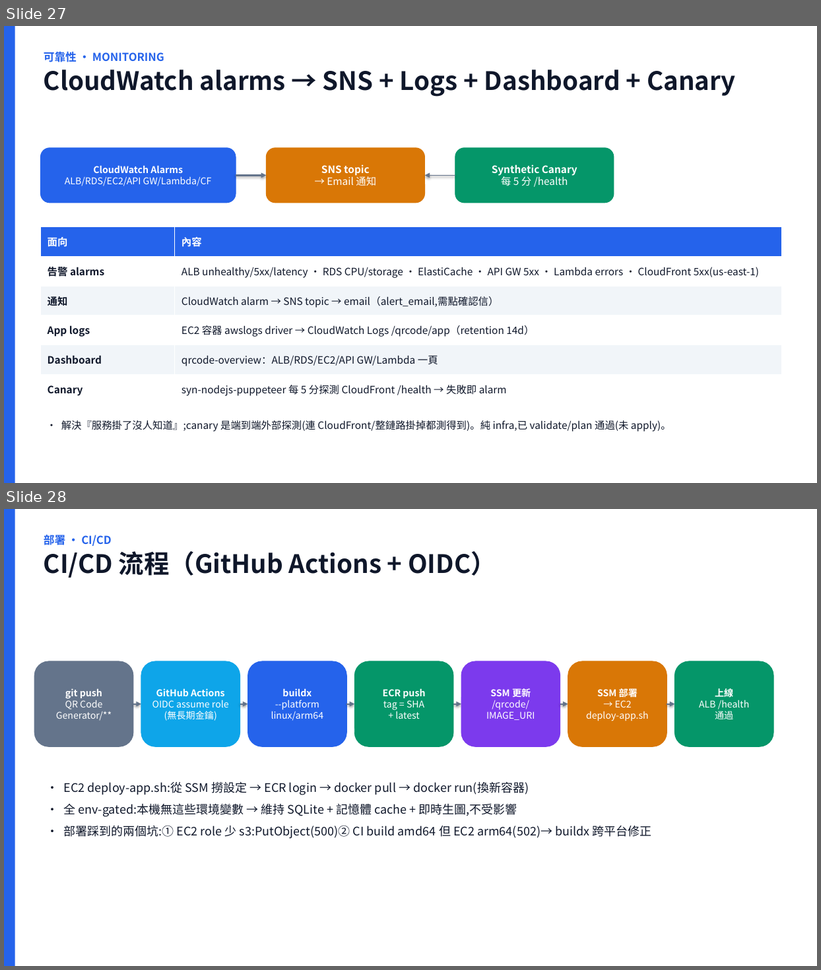
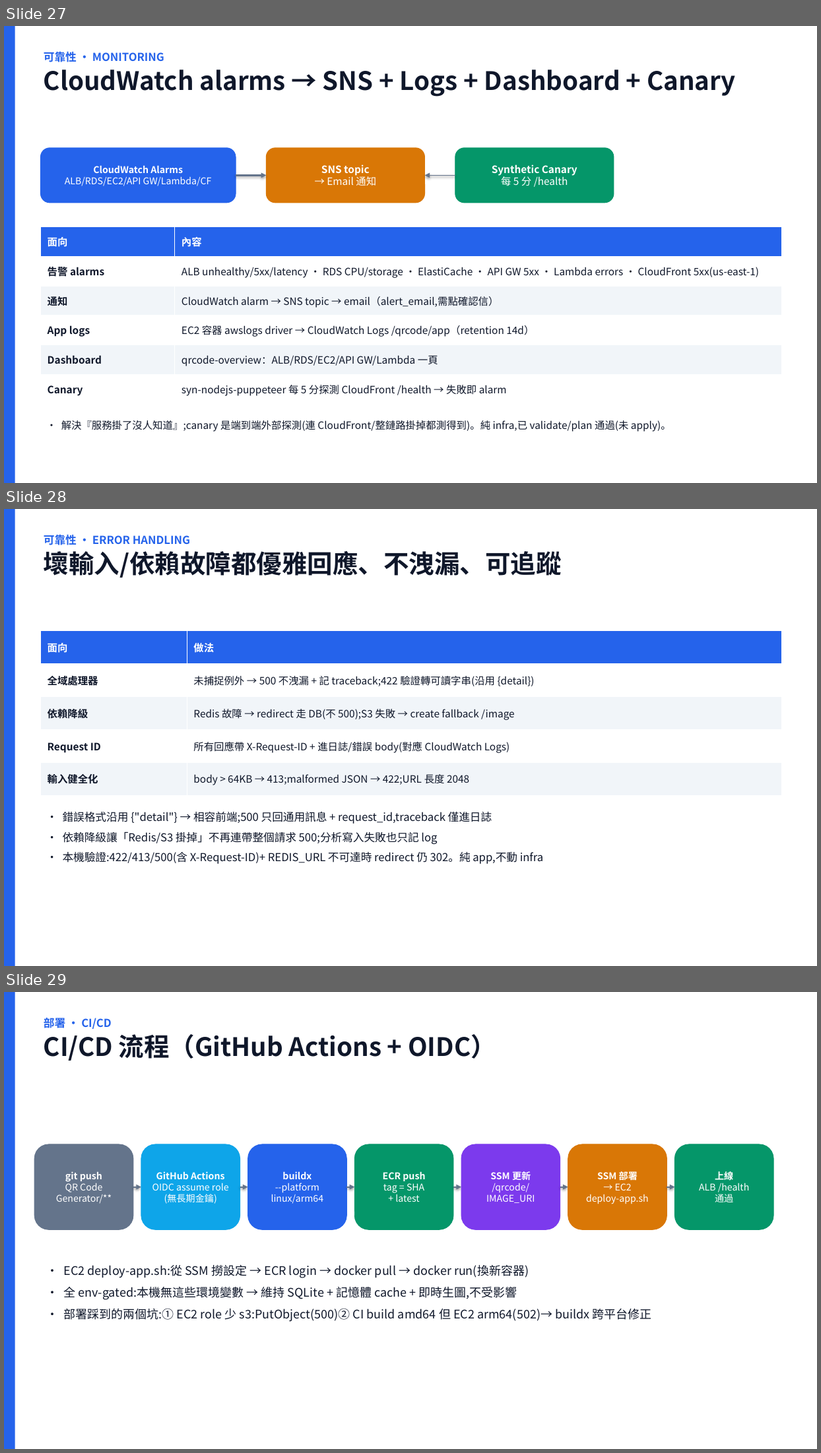
Before and after one commit to scolley31/system-design-demo, a slide deck: QR Code Generator/QR_Code_Generator.pptx. Shown one above the other, each under a label of ours: slides 27 and 28 before the commit, slides 27, 28 and 29 after it. The pictures are 821x970 and 821x1453 pixels, drawn with LibreOffice and Linux fonts; fonts in the diff are those of the drawing. Boxes give left, top, right and bottom in pixels: in the first picture for what was removed or moved away, otherwise in the second. Text is boxed around its words. In the diff, an @@ line names an element or a change of style, - is before the commit and + after.

```diff
--- a/QR Code Generator/QR_Code_Generator.pptx
+++ b/QR Code Generator/QR_Code_Generator.pptx
@@ slide 28 added at [4, 509, 817, 966], background #FFFFFF @@
@@ rectangle added at [4, 509, 15, 966], fill #2563EB @@
@@ text added at [44, 535, 562, 578], 30 pt, text #0F172A, bold @@
+可靠性 · ERROR HANDLING
+壞輸入/依賴故障都優雅回應、不洩漏、可追蹤
@@ table added at [40, 631, 781, 795], 5 rows, 2 columns @@
+面向 | 做法
+全域處理器 | 未捕捉例外 → 500 不洩漏 + 記 traceback;422 驗證轉可讀字串(沿用 {detail})
+依賴降級 | Redis 故障 → redirect 走 DB(不 500);S3 失敗 → create fallback /image
+Request ID | 所有回應帶 X-Request-ID + 進日誌/錯誤 body(對應 CloudWatch Logs)
+輸入健全化 | body > 64KB → 413;malformed JSON → 422;URL 長度 2048
@@ text added at [63, 812, 544, 864], 13 pt, text #0F172A @@
+• 錯誤格式沿用 {"detail"} → 相容前端;500 只回通用訊息 + request_id,traceback 僅進日誌
+• 依賴降級讓「Redis/S3 掛掉」不再連帶整個請求 500;分析寫入失敗也只記 log
+• 本機驗證:422/413/500(含 X-Request-ID)+ REDIS_URL 不可達時 redirect 仍 302。純 app,不動 infra
@@ what was slide 28 is now slide 29 @@
```
Also in this commit, not shown: 1 slide changed, 6 other files.
